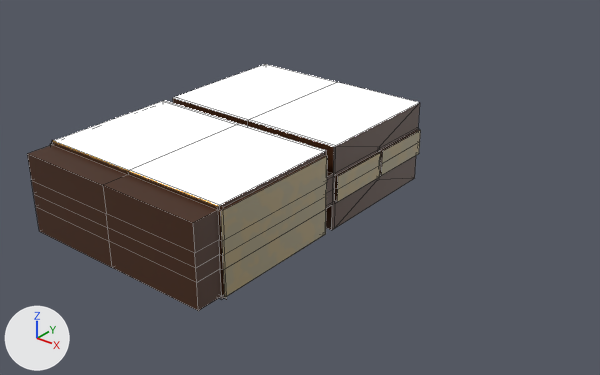
Two versions of the Blender file blender/finger.blend, one commit apart.
One viewpoint serves both versions: a camera (50 mm lens) standing at (23.8, -29.5, 17.6) and looking at (3.9, -4.5, 2.2). The lights are fixed; the arrows at lower left show +X, +Y and +Z. Mesh edges are drawn as thin lines.

In view in the first picture: 'shooting_range_material_test'.
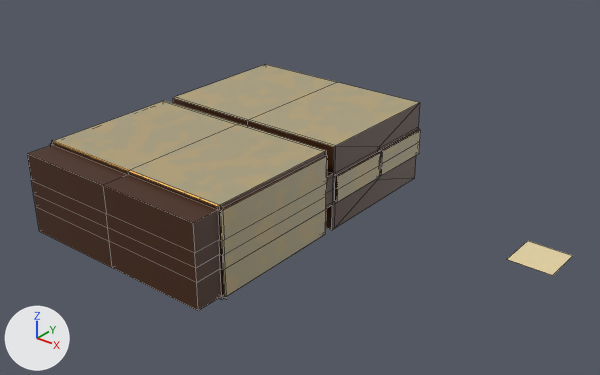
Pixel boxes (x1, y1, x2, y2) of what changed, in the pictures (600 x 375 px):
'shooting_range_material_test', recoloured (white to beige): (52, 64, 420, 288) in both
'Plane', added: after (507, 241, 573, 275)
part 1 of me_cube_003, recoloured (yellow to brown): (221, 130, 421, 297) in both
part 2 of me_cube_003, recoloured (white to beige): (54, 64, 419, 205) in both

Edits to the bpy script that builds the scene:
```text
Add img_wall:
    img_wall = load_image('wall', 'wall.png', 2048, 2048, 'sRGB')
Change mat_wall:
    add n5 = _N.new('ShaderNodeBsdfPrincipled'); n5.name = 'Principled BSDF'
    add n5.distribution = 'GGX'
    add n5.subsurface_method = 'RANDOM_WALK_SKIN'
    add n5.inputs[28].default_value = 1.0  # 'Emission Strength'
    where n2 = _N.new('ShaderNodeTexNoise'); n2.name = 'Noise Texture'
    n2.inputs[2].default_value: 1.0 -> 10.0  # 'Scale'
    remove n5 = _N.new('ShaderNodeBsdfPrincipled'); n5.name = 'Principled BSDF'
    remove n5.distribution = 'GGX'
    remove n5.subsurface_method = 'RANDOM_WALK_SKIN'
    where n4 = _N.new('ShaderNodeValToRGB'); n4.name = 'Color Ramp'
    add _L.new(n4.outputs[0], n5.inputs[27])  # 'Color' to 'Emission Color'
Add mat_wall_2:
    mat_wall_2 = principled_material('wall 2')
    mat_wall_2.texture = img_wall
Change me_cube_003:
    where me_cube_003.from_pydata(...)  # 129 vertices, 112 faces, 1 loose edge; spans x -5.0..0.0, y -11.8..3.5, z 0.0..4.0
    used by ob_shooting_range_material_test; location = (0.0, 0.0, 0.0)
    me_cube_003 part 1: all 14 faces that had it switch from mat_wall to mat_wall_2 (picture img_wall)
    me_cube_003 part 2: all 4 faces that had it switch from mat_shine (white #ffffff) to mat_wall_2 (picture img_wall)
Add me_plane:
    me_plane.from_pydata(...)  # 4 vertices, 1 face; spans x -1.0..1.0, y -1.0..1.0, z 0.0
    me_plane.materials.append(mat_wall)
Add ob_plane:
    ob_plane = bpy.data.objects.new('Plane', me_plane)
    ob_plane.location = (12.96, 0.01, -0.01)
```
